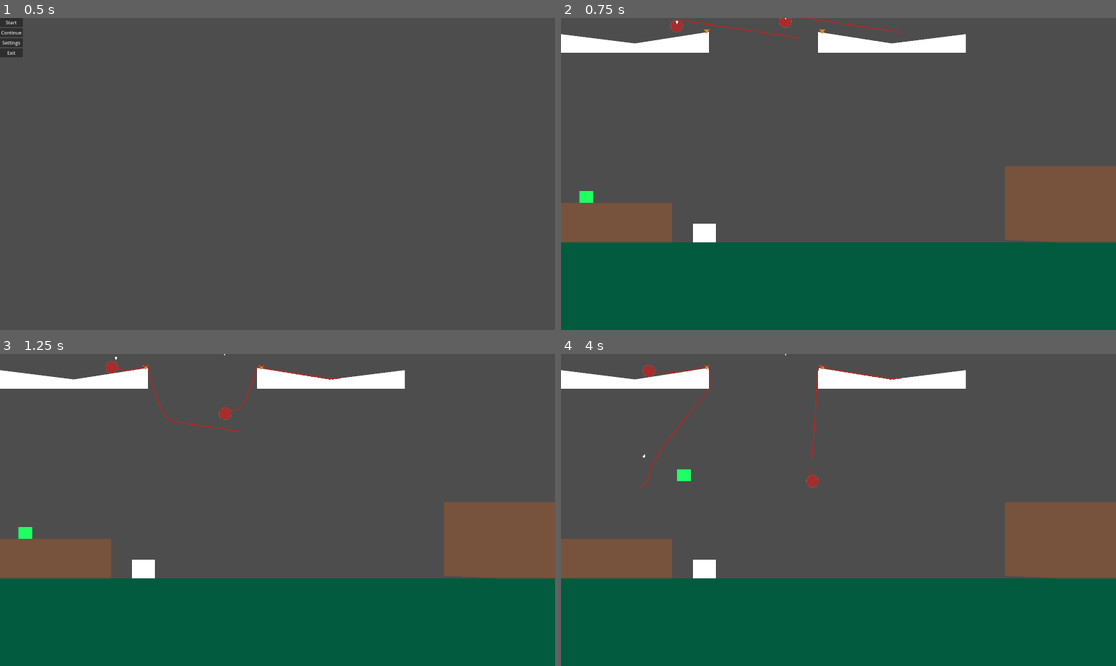
Above: before the commit, frames 1-4 (two rows, left to right).
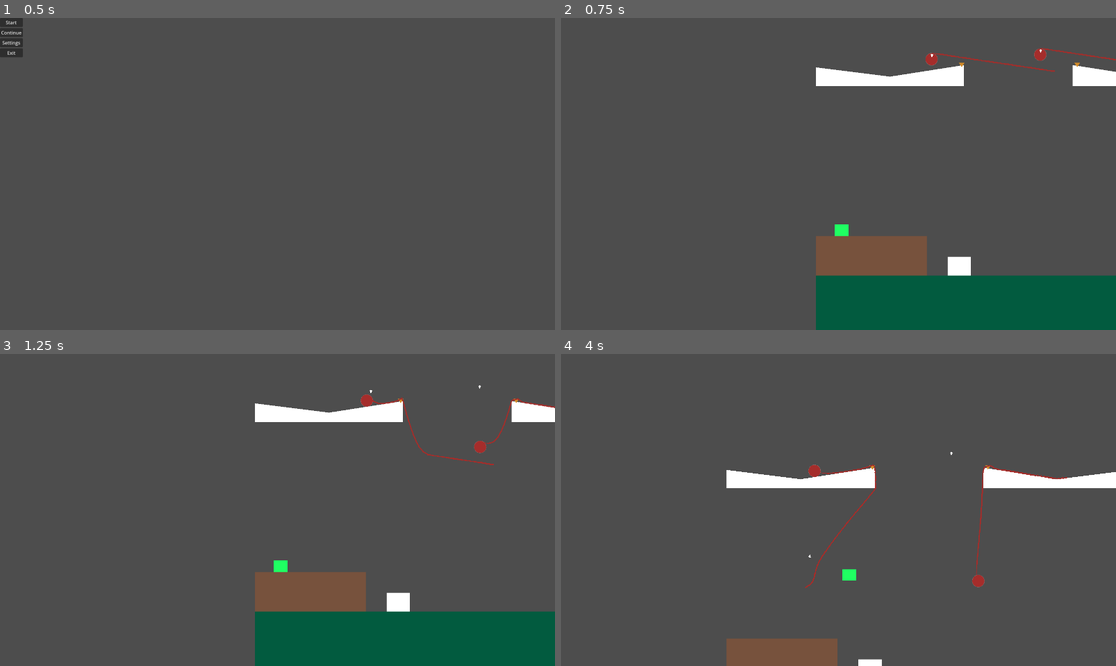
Above: after the commit, the same moments.

Repository: Musa-E/CS422---Group-Project
Game: Godot game, scene res://UI/MainMenu.tscn
The game is run twice, just before and just after one commit, with the same random seed, the same clock (stepped at 60 frames per second) and the same inputs.
Inputs (mouse positions are in pixels of both pictures, inside the frame that each line leads up to):
- Up to frame 1 (0.5 s): no input
- Up to frame 2 (0.75 s): click "Start" at 0.5 s
- Up to frame 3 (1.25 s): no input
- Up to frame 4 (4 s): tap Enter (ui_accept) at 1.25, 1.52, 2.27, 3.77 s; move the mouse to (960, 494) at 1.27 s; hold Right mouse button (grab) 1.28-2.03 s; hold Right (ui_right) 1.28-2.78 s; click (960, 494) at 1.42 s; move the mouse to (727, 525) at 2.02 s; click (727, 525) at 2.1 s; move the mouse to (894, 441) at 2.77 s; hold Left (ui_left) 2.78-3.53 s; hold Right mouse button (grab) 2.78-3.53 s; move the mouse to (810, 572) at 3.52 s; hold Right (ui_right) from 3.53 s (still down); click (810, 572) at 3.6 s

Frame 1 is identical in both runs. In frame 2, 32% of the frame differs, in the area x 0-100%, y 0-100%; in frame 3, 32%; in frame 4, 41%.

Commit message:
fixed camera

Diff:
--- a/catandyarn/Player/Cat.gd
+++ b/catandyarn/Player/Cat.gd
@@ -127,3 +127,8 @@
 	#print(attached_rope_segments)
 	if len(attached_rope_segments) < 1:
 		can_attach = false
+
+
+@onready var camera = $Camera2D  # Reference to the Camera2D node
+func _ready():
+	camera.make_current()  # This sets this Camera2D as the active camera
--- a/catandyarn/Player/Cat.tscn
+++ b/catandyarn/Player/Cat.tscn
@@ -50,5 +50,10 @@
 color = Color(0.792157, 0.211765, 0.101961, 1)
 polygon = PackedVector2Array(32, -32, 56, -32, 56, -8, 32, -8)
 
+[node name="Camera2D" type="Camera2D" parent="."]
+position = Vector2(-10, -215)
+position_smoothing_enabled = true
+rotation_smoothing_enabled = true
+
 [connection signal="body_entered" from="CheckRopeTouch" to="." method="_on_check_rope_touch_body_entered"]
 [connection signal="body_exited" from="CheckRopeTouch" to="." method="_on_check_rope_touch_body_exited"]
Not shown: 4 places in catandyarn/Levels/TestLevels/RopeSwingTest.tscn that only renumber resources
Not shown, changed: catandyarn/tutorial.tscn
